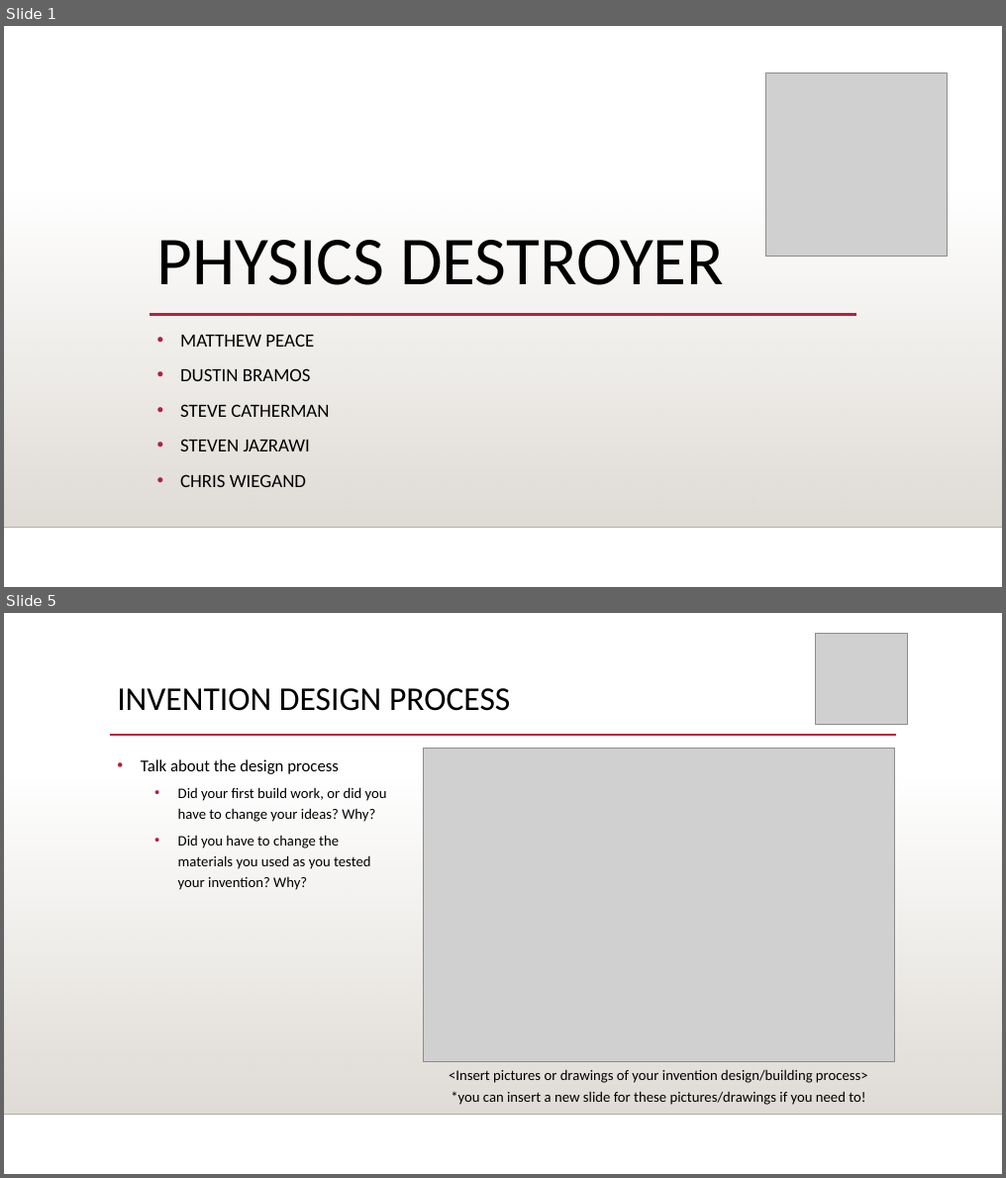
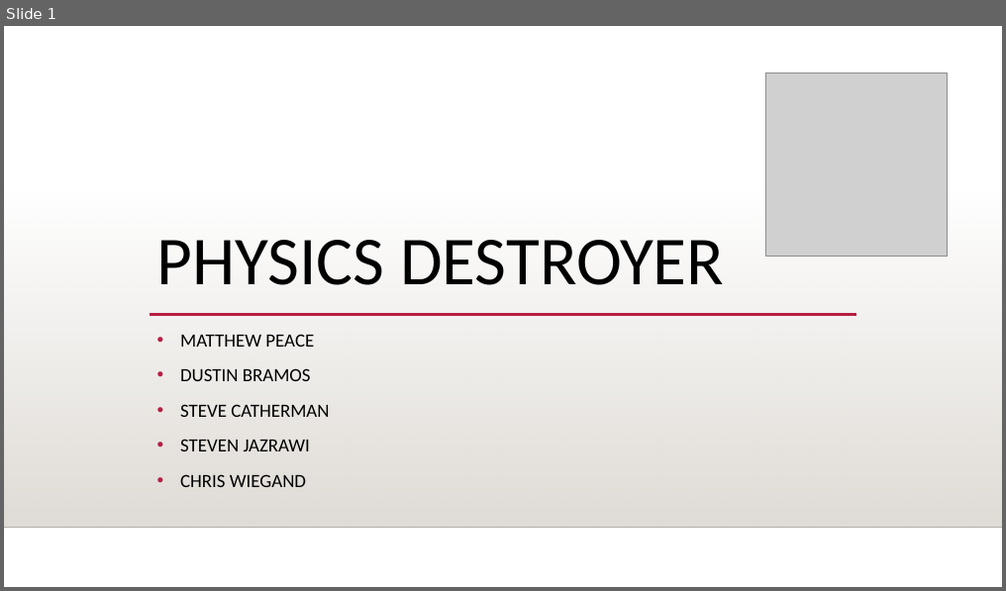
Before and after one commit to stevecatherman/sophmoreProj, a slide deck: Documents/Sprint1Presentation.pptx. Shown one above the other, each under a label of ours: slides 1 and 5 before the commit, slide 1 after it; the slides between them are not shown. The pictures are 1006x1178 and 1006x591 pixels, drawn with LibreOffice and Linux fonts; fonts in the diff are those of the drawing; grey boxes stand for pictures; background and template pictures are left out. Boxes give left, top, right and bottom in pixels: in the first picture for what was removed or moved away, otherwise in the second. Text is boxed around its words. In the diff, an @@ line names an element or a change of style, - is before the commit and + after.

```diff
--- a/Documents/Sprint1Presentation.pptx
+++ b/Documents/Sprint1Presentation.pptx
@@ slide 5 removed at (4, 613, 1002, 1174), background picture (left out); not listed: 2 template elements that a slide beside it also shows @@
@@ picture removed at (816, 633, 908, 725) @@
@@ title removed at (117, 688, 510, 711) @@
-INVENTION DESIGN PROCESS
@@ line removed from (110, 735) to (896, 735) @@
@@ text removed at (141, 760, 387, 890) @@
-• Talk about the design process
-  • Did your first build work, or did you have to change your ideas? Why?
-  • Did you have to change the materials you used as you tested your invention? Why?
@@ picture removed at (423, 748, 895, 1062) @@
@@ text removed at (449, 1069, 868, 1105) @@
-<Insert pictures or drawings of your invention design/building process>
-*you can insert a new slide for these pictures/drawings if you need to!
```
Also in this commit, not shown: 5 slides added, 5 other slides removed, 1 other file.
